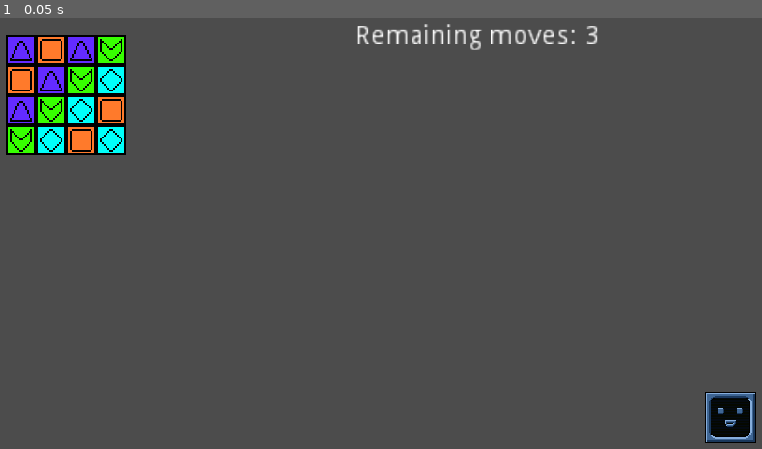
Above: before the commit, frame 1.
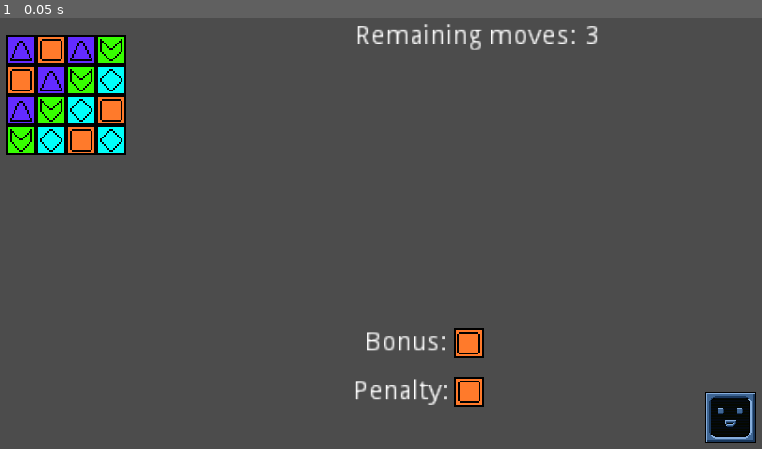
Above: after the commit, the same moment.

Repository: HokuHakase/BombzzlePlus
Game: Godot game, scene res://Scenes/MainScene.tscn
The game is run twice, just before and just after one commit, with the same random seed, the same clock (stepped at 60 frames per second) and the same inputs.
Inputs:
- Up to frame 1 (0.05 s): no input

The runs differ from the first frame. In frame 1, 1.0% of the frame differs, in the area x 46-64%, y 71-91%.

Commit message:
First integration of bonus and penalty tiles along with a tile label

Diff:
--- a/Scenes/MainScene.tscn
+++ b/Scenes/MainScene.tscn
@@ -6,6 +6,8 @@
 [ext_resource path="res://Scenes/TurnManager.tscn" type="PackedScene" id=4]
 [ext_resource path="res://Scripts/LabelMovesRemaining.gd" type="Script" id=5]
 [ext_resource path="res://Scripts/LabelCurrentPhase.gd" type="Script" id=6]
+[ext_resource path="res://Scenes/TileLabel.tscn" type="PackedScene" id=7]
+[ext_resource path="res://Scenes/ScoreManager.tscn" type="PackedScene" id=8]
 
 [node name="MainScene" type="Node"]
 
@@ -15,10 +17,13 @@
 texture = ExtResource( 1 )
 
 [node name="GameBoard" parent="." instance=ExtResource( 2 )]
+tile_data = PoolIntArray( 65537, 1, 0, 65538, 2, 0, 65539, 3, 0, 65540, 1, 0, 131073, 1, 0, 131074, 4, 0, 131075, 2, 0, 131076, 3, 0, 196609, 2, 0, 196610, 1, 0, 196611, 4, 0, 196612, 2, 0, 262145, 1, 0, 262146, 2, 0, 262147, 1, 0, 262148, 4, 0, 655374, 0, 0 )
 
 [node name="BoardInput" parent="." instance=ExtResource( 3 )]
 
 [node name="TurnManager" parent="." instance=ExtResource( 4 )]
+
+[node name="ScoreManager" parent="." instance=ExtResource( 8 )]
 
 [node name="LabelMovesRemaining" type="Label" parent="."]
 margin_left = 202.0
@@ -39,6 +44,35 @@
 __meta__ = {
 "_edit_use_anchors_": false
 }
+
+[node name="LabelBonusTile" type="Label" parent="."]
+margin_left = 206.829
+margin_top = 172.534
+margin_right = 250.829
+margin_bottom = 186.534
+text = "Bonus:"
+__meta__ = {
+"_edit_use_anchors_": false
+}
+
+[node name="LabelPenaltyTile" type="Label" parent="."]
+margin_left = 201.057
+margin_top = 198.797
+margin_right = 252.057
+margin_bottom = 212.797
+text = "Penalty:"
+__meta__ = {
+"_edit_use_anchors_": false
+}
+
+[node name="TileLabelBonus" parent="." instance=ExtResource( 7 )]
+position = Vector2( 262.337, 179.959 )
+
+[node name="TileLabelPenalty" parent="." instance=ExtResource( 7 )]
+position = Vector2( 262.587, 205.834 )
 [connection signal="move_used" from="TurnManager" to="LabelMovesRemaining" method="_on_TurnManager_move_used"]
 [connection signal="moves_reset" from="TurnManager" to="LabelMovesRemaining" method="_on_TurnManager_moves_reset"]
 [connection signal="new_phase_start" from="TurnManager" to="LabelCurrentPhase" method="_on_TurnManager_new_phase_start"]
+[connection signal="phase_bomb_ticking" from="TurnManager" to="ScoreManager" method="GenerateBonusPenaltyTiles"]
+[connection signal="bonus_tile_changed" from="ScoreManager" to="TileLabelBonus" method="update_tile_label"]
+[connection signal="penalty_tile_changed" from="ScoreManager" to="TileLabelPenalty" method="update_tile_label"]
--- /dev/null
+++ b/Scenes/ScoreManager.tscn
@@ -0,0 +1,6 @@
+[gd_scene load_steps=2 format=2]
+
+[ext_resource path="res://Scripts/ScoreManager.gd" type="Script" id=1]
+
+[node name="ScoreManager" type="Node"]
+script = ExtResource( 1 )
--- /dev/null
+++ b/Scenes/TileLabel.tscn
@@ -0,0 +1,10 @@
+[gd_scene load_steps=3 format=2]
+
+[ext_resource path="res://Scripts/TileLabel.gd" type="Script" id=1]
+[ext_resource path="res://Textures/Tilesets/puzzle_tileset.png" type="Texture" id=2]
+
+[node name="TileLabel" type="Sprite"]
+texture = ExtResource( 2 )
+region_enabled = true
+region_rect = Rect2( 16, 0, 16, 16 )
+script = ExtResource( 1 )
--- /dev/null
+++ b/Scripts/ScoreManager.gd
@@ -0,0 +1,49 @@
+extends Node
+
+# rng variables
+var rng = RandomNumberGenerator.new()
+
+# Score variables
+var scoreCurrent = 0
+
+# Bonus / Penalty variables
+var bonusTileID = 0
+var penaltyTileID = 0
+
+# Signals
+signal bonus_tile_changed(newTileID)
+signal penalty_tile_changed(newTileID)
+
+func GenerateBonusPenaltyTiles():
+	SelectBonusTile()
+	SelectPenaltyTile()
+
+# Selects a random tile to be the bonus tile.
+# By default, prevents the tile to be the same as the penalty tile
+func SelectBonusTile(allowDuplicate:bool = false):
+	var bonusTileID = SelectTileID(0)
+	emit_signal("bonus_tile_changed",bonusTileID)
+
+# Selects a random tile to be the penalty tile.
+# By default, prevents the tile to be the same as the bonus tile
+func SelectPenaltyTile(allowDuplicate:bool = false):
+	var penaltyTileID = SelectTileID(1)
+	emit_signal("penalty_tile_changed",penaltyTileID)
+
+# Selects a Tile ID and checks if it is a duplicate
+# targetTile: 0 = Bonus, 1 = Penalty
+# BUG: Selected tiles are sometimes the same even when allowDuplicate = false
+func SelectTileID(targetTile:int = 0, allowDuplicate:bool = false):
+	var selectedTileID = GetRandomTileID()
+	if (!allowDuplicate):
+		if ((targetTile == 0 && penaltyTileID == selectedTileID) || (targetTile == 1 && bonusTileID == selectedTileID)):
+			if (selectedTileID >= 4):
+				selectedTileID -= 1
+			else:
+				selectedTileID += 1
+	return selectedTileID
+
+# TODO: Make it less reliable on random number generation
+func GetRandomTileID():
+	rng.randomize()
+	return rng.randi_range(1, 4)
--- /dev/null
+++ b/Scripts/TileLabel.gd
@@ -0,0 +1,17 @@
+extends Sprite
+
+var TilePositions = [
+						[0,0],
+						[16,0],
+						[32,0],
+						[48,0],
+						[16,16]
+					]
+
+func update_tile_label(tileID):
+	var SelectedTilePosition = TilePositions[tileID]
+	var CurrentRect = get_region_rect()
+	CurrentRect.position = Vector2(SelectedTilePosition[0], SelectedTilePosition[1])
+	set_region_rect(CurrentRect)
+	#region_rect.size.x = SelectedTilePosition[0]
+	#region_rect.size.y = SelectedTilePosition[1]
--- a/Scripts/TurnManager.gd
+++ b/Scripts/TurnManager.gd
@@ -5,6 +5,7 @@
 # TODO: Add signals
 # Signal that emits when a new phase start
 signal new_phase_start(newGamePhase)
+signal phase_bomb_ticking()
 # Signal that emits when a move is used
 signal move_used(moveRemaining)
 signal moves_reset(moveRemaining)
@@ -31,6 +32,7 @@
 	match gamePhaseCurrent:
 		GamePhase.PHASE_BOMBDEPLOY:
 			gamePhaseCurrent = GamePhase.PHASE_BOMBTICKING
+			emit_signal("phase_bomb_ticking")
 		GamePhase.PHASE_BOMBTICKING:
 			gamePhaseCurrent = GamePhase.PHASE_BOMBEXPLODE
 		GamePhase.PHASE_BOMBEXPLODE:
Not shown: 1 places in Scenes/MainScene.tscn that only renumber resources
